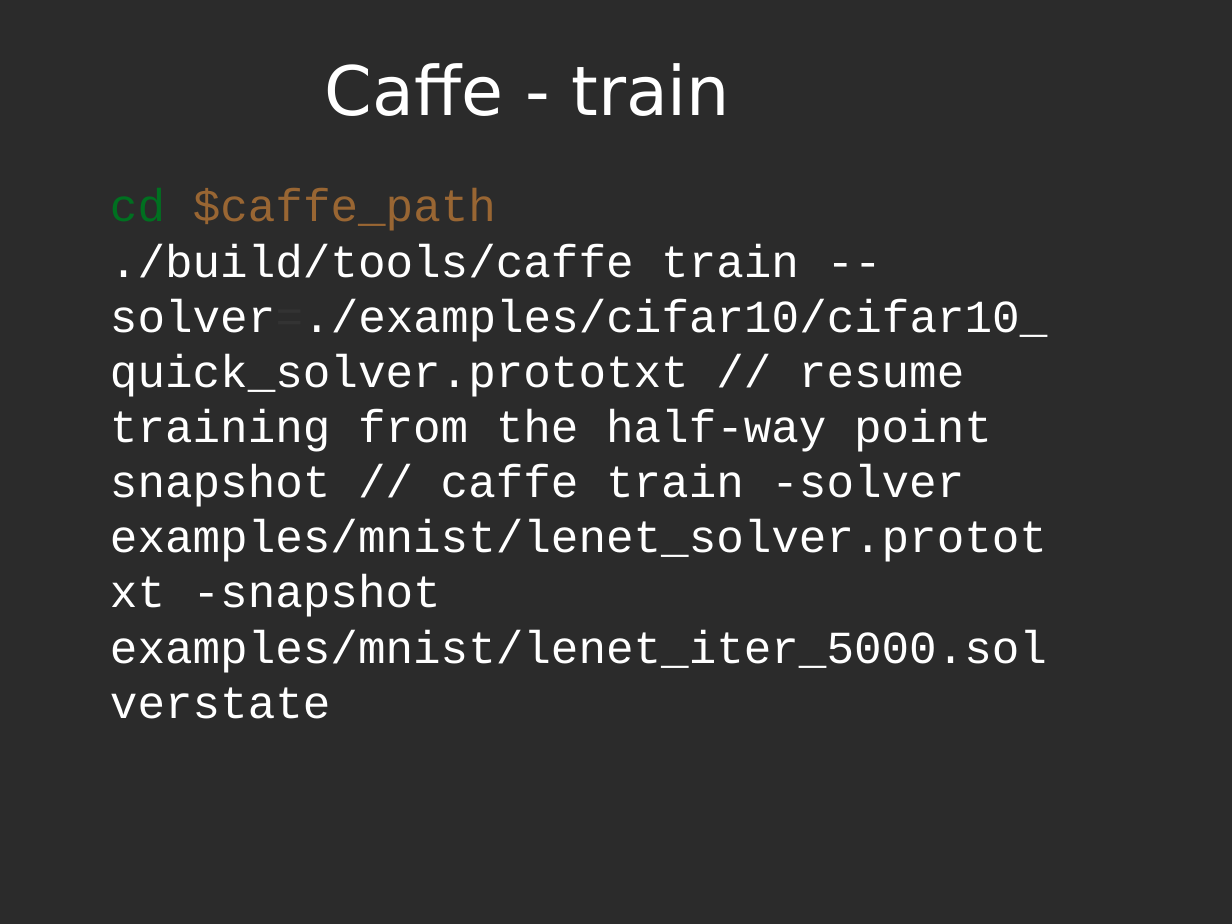
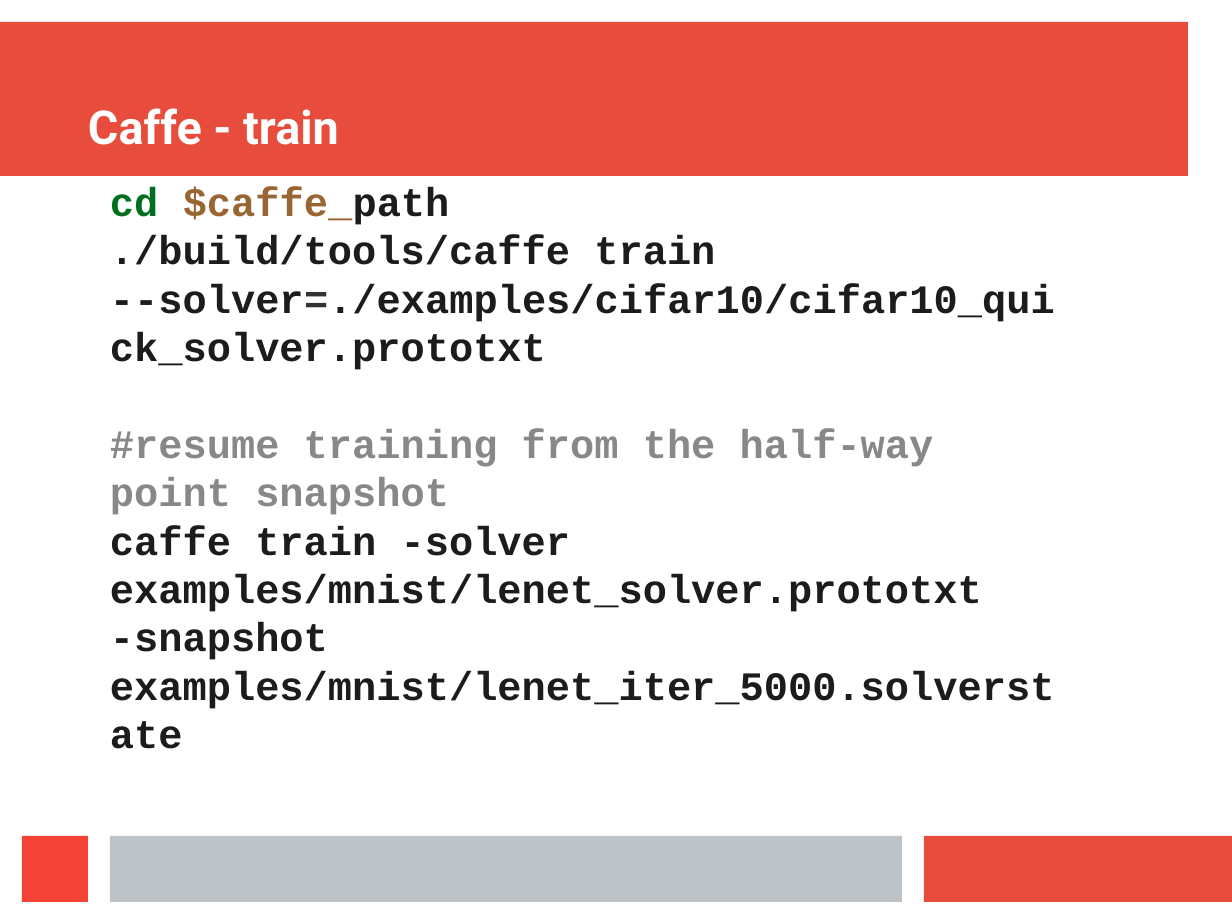
Before and after one commit to Thomas-Tsai/AI-Framework-Study, a slide deck: slide 7 of AI-Framework.odp (slide 8 before the commit). Drawn at 1232x924 pixels with LibreOffice and Linux fonts; fonts in the diff are those of the drawing; background and template pictures are left out; a plain dark background stands for a picture behind light text. Boxes give left, top, right and bottom in pixels: in the first picture for what was removed or moved away, otherwise in the second. Text is boxed around its words. In the diff, an @@ line names an element or a change of style, - is before the commit and + after.

```diff
--- a/AI-Framework.odp
+++ b/AI-Framework.odp
@@ background picture (left out) to #FFFFFF @@
@@ rectangle added at [0,22,1188,177], fill #E74C3C @@
@@ title "Caffe - train" at [88,108,339,145]: size 44 to 30.1 pt, font DejaVu Sans to Roboto, bold on; alignment centre to left; vertical alignment middle to bottom @@
@@ text at [110,187,1055,709]: text changed; size 29.6 to 26 pt; text colour #FFFFFF to #1C1C1C; bold on @@
-cd $caffe_path
-./build/tools/caffe train --solver=./examples/cifar10/cifar10_quick_solver.prototxt // resume training from the half-way point snapshot // caffe train -solver examples/mnist/lenet_solver.prototxt -snapshot examples/mnist/lenet_iter_5000.solverstate
+cd $caffe_path
+./build/tools/caffe train --solver=./examples/cifar10/cifar10_quick_solver.prototxt
+#resume training from the half-way point snapshot
+caffe train -solver examples/mnist/lenet_solver.prototxt -snapshot examples/mnist/lenet_iter_5000.solverstate
@@ rectangle added at [22,836,88,902], fill #F44336 @@
@@ rectangle added at [110,836,902,902], fill #BDC3C7 @@
@@ rectangle added at [925,836,1232,902], fill #E74C3C @@
```
Also in this commit, not shown: 11 other slides changed, 1 slide added, 12 slides removed, 3 other files.
